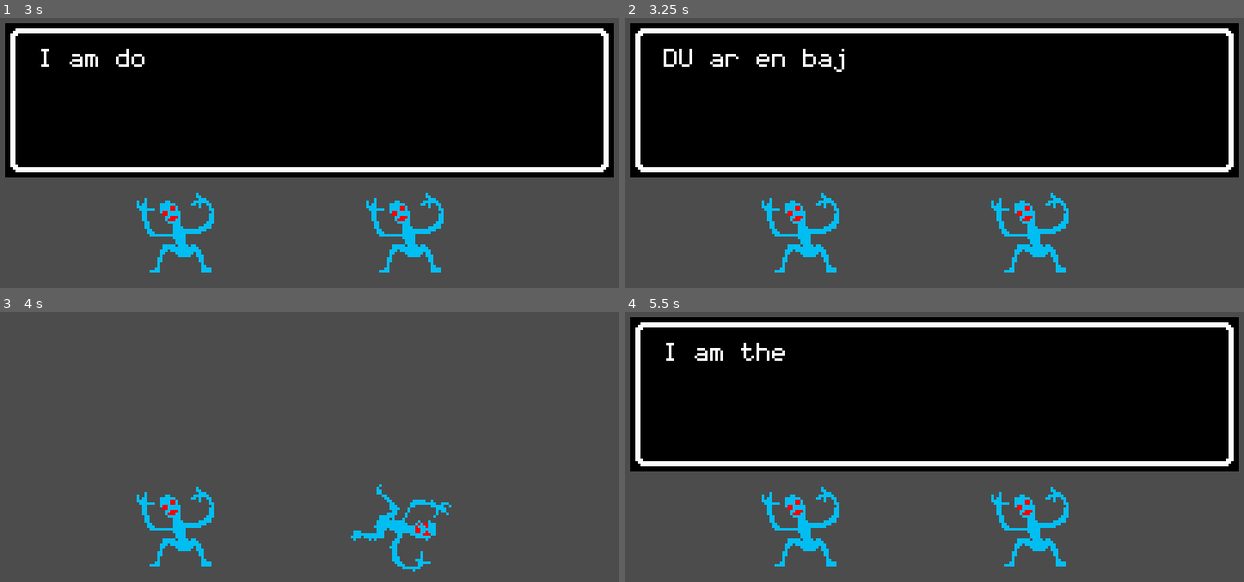
Above: before the commit, frames 1-4 (two rows, left to right).
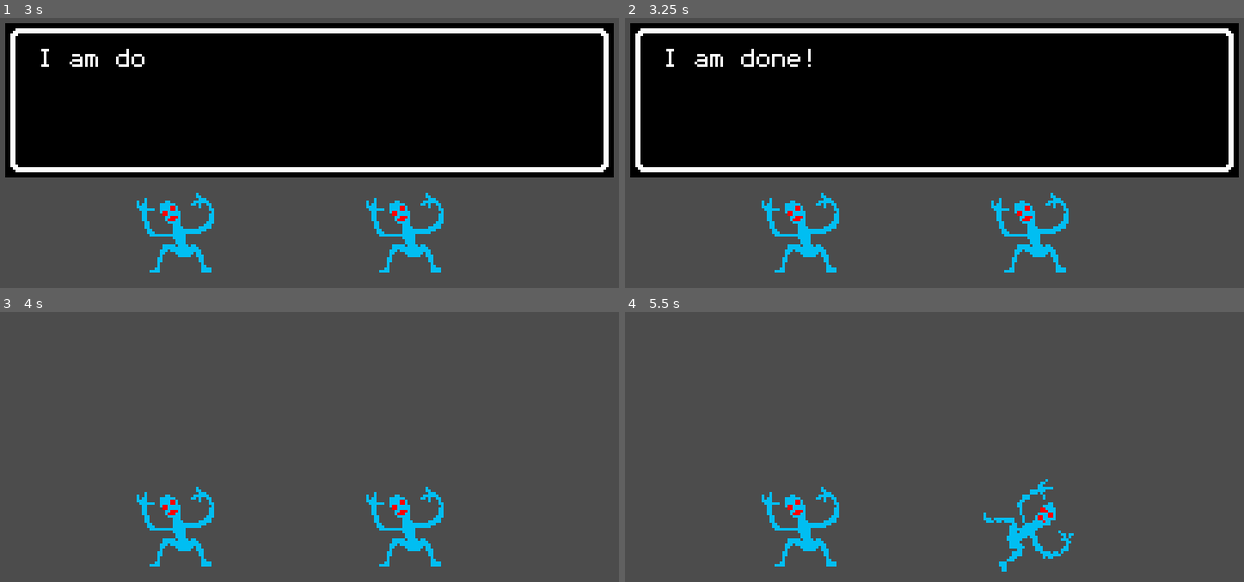
Above: after the commit, the same moments.

Repository: JensHulteberg/jrpg_testing_site
Game: Godot game, scene res://Scenes/Battle_Scene/Battle_Scene.tscn
The game is run twice, just before and just after one commit, with the same random seed, the same clock (stepped at 60 frames per second) and the same inputs. Before the commit the project has no main scene; this scene is started directly in both runs.
Inputs:
- Up to frame 1 (3 s): tap Enter (ui_accept) at 0.5, 0.6, 0.77, 1.07, 1.35, 1.52, 1.82, 2.1, 2.85 s; hold Right (ui_right) 0.53-1.28 s; hold Down (ui_down) 1.28-2.03 s; hold Right (ui_right) 2.03-2.78 s; hold Up (ui_up) from 2.78 s (still down)
- Up to frame 2 (3.25 s): keep holding Up (ui_up); tap Enter (ui_accept) at 3.02 s
- Up to frame 3 (4 s): tap Enter (ui_accept) at 3.32, 3.6, 3.77 s; release Up (ui_up) at 3.53 s; hold Left (ui_left) from 3.53 s (still down)
- Up to frame 4 (5.5 s): tap Enter (ui_accept) at 4.07, 4.35, 4.52, 4.82, 5.1 s; release Left (ui_left) at 5.03 s; hold Down (ui_down) from 5.03 s (still down)

Frame 1 is identical in both runs. In frame 2, 0.6% of the frame differs, in the area x 6-36%, y 11-20%; in frame 3, 1.6%; in frame 4, 58%, in the area x 0-100%, y 1-97%.

Commit message:
Now with cool interactable objects.

Diff:
--- a/Scenes/Enemies/Blue_Deamon/Blue_Deamon.gd
+++ b/Scenes/Enemies/Blue_Deamon/Blue_Deamon.gd
@@ -22,6 +22,7 @@
 	yield(talker, "done_talking")
 
 	emit_signal("done")
+	print("Blue deamon done!")
 
 func _on_done_talking():
 	pass
--- a/Scenes/Main_Player/Gatsby.gd
+++ b/Scenes/Main_Player/Gatsby.gd
@@ -11,6 +11,8 @@
 var facedir
 var animation_player
 var raycast
+var interactable = null
+var occupied = false
 
 export (int) var speed = 60
 var raycast_range = 30
@@ -25,18 +27,40 @@
 var velocity = Vector2()
 
 func get_input():
-	velocity = Vector2()
-	if Input.is_action_pressed('ui_right'):
-		velocity.x += 1
+	if !occupied:
+		velocity = Vector2()
+		if Input.is_action_pressed('ui_right'):
+			velocity.x += 1
+		if Input.is_action_pressed('ui_left'):
+			velocity.x -= 1
+		if Input.is_action_pressed('ui_down'):
+			velocity.y += 1
+		if Input.is_action_pressed('ui_up'):
+			velocity.y -= 1
+		velocity = velocity.normalized() * speed
+
+func interact():
+	if !occupied:
+		if Input.is_action_just_pressed("ui_accept"):
+			interactable = raycast.get_collider()
+			if interactable != null:
+				if interactable.has_method("act"):
+					occupied = true
+					interactable.act()
+					yield(interactable, "done")
+					occupied = false
+				else:
+					print(interactable.name + " has no act function")
+
+func raycast_dir():
+	if facedir == facedir_enum.LEFT:
 		raycast.set_cast_to(Vector2(raycast_range, 0))
-	if Input.is_action_pressed('ui_left'):
-		velocity.x -= 1
-		raycast.set_cast_to(Vector2(raycast_range, 0))
-	if Input.is_action_pressed('ui_down'):
-		velocity.y += 1
-	if Input.is_action_pressed('ui_up'):
-		velocity.y -= 1
-	velocity = velocity.normalized() * speed
+	elif facedir == facedir_enum.RIGHT:
+		raycast.set_cast_to(Vector2(-raycast_range, 0))
+	elif facedir == facedir_enum.DOWN:
+		raycast.set_cast_to(Vector2(0, raycast_range))
+	elif facedir == facedir_enum.UP:
+		raycast.set_cast_to(Vector2(0, -raycast_range))
 
 func animate():
 	if velocity.x > 0:
@@ -67,5 +91,7 @@
 
 func _physics_process(delta):
 	get_input()
+	raycast_dir()
+	animate()
+	interact()
 	move_and_slide(velocity)
-	animate()
--- a/Scenes/Main_Player/Gatsby.tscn
+++ b/Scenes/Main_Player/Gatsby.tscn
@@ -68,8 +68,7 @@
 "values": [ 1, 0, 2, 0 ]
 }
 
-[sub_resource type="Animation" id=1]
-resource_name = "walk_side"
+[sub_resource type="Animation" id=5]
 length = 0.6
 loop = true
 tracks/0/type = "value"
@@ -85,8 +84,7 @@
 "values": [ 4, 3 ]
 }
 
-[sub_resource type="Animation" id=2]
-resource_name = "walk_up"
+[sub_resource type="Animation" id=6]
 length = 1.2
 loop = true
 tracks/0/type = "value"
@@ -102,10 +100,10 @@
 "values": [ 7, 6, 8, 6 ]
 }
 
-[sub_resource type="RectangleShape2D" id=3]
-extents = Vector2( 10, 20 )
+[sub_resource type="RectangleShape2D" id=7]
+extents = Vector2( 10, 17.107 )
 
-[node name="KinematicBody2D" type="KinematicBody2D"]
+[node name="Gatsby" type="KinematicBody2D"]
 script = ExtResource( 1 )
 
 [node name="Sprite" type="Sprite" parent="."]
@@ -115,14 +113,15 @@
 frame = 7
 
 [node name="AnimationPlayer" type="AnimationPlayer" parent="."]
-anims/idle_down = SubResource( 6 )
-anims/idle_side = SubResource( 5 )
-anims/idle_up = SubResource( 7 )
+anims/idle_down = SubResource( 8 )
+anims/idle_side = SubResource( 9 )
+anims/idle_up = SubResource( 10 )
 anims/walk_down = SubResource( 4 )
-anims/walk_side = SubResource( 1 )
-anims/walk_up = SubResource( 2 )
+anims/walk_side = SubResource( 5 )
+anims/walk_up = SubResource( 6 )
 
 [node name="CollisionShape2D" type="CollisionShape2D" parent="."]
-shape = SubResource( 3 )
+shape = SubResource( 7 )
 
 [node name="RayCast2D" type="RayCast2D" parent="."]
+enabled = true
--- a/Scenes/Talker/Talker.gd
+++ b/Scenes/Talker/Talker.gd
@@ -3,6 +3,7 @@
 var text
 var current_index = 0
 var text_label
+var multi_input_stopper = 0
 
 signal done_talking
 
@@ -14,12 +15,16 @@
 	text_label = $Node2D/RichTextLabel
 	text_label.visible_characters = 0
 	text_label.text = text[0]
+	print("Talker invoked!")
 
 
 func _process(delta):
+	multi_input_stopper += 1
+
 	if text_label.visible_characters <= text[current_index].length():
 		text_label.visible_characters += 1
-	if Input.is_action_just_pressed("ui_accept"):
+	if Input.is_action_just_pressed("ui_accept") and multi_input_stopper > 15:
+		multi_input_stopper = 0
 		proceed_text()
 
 func proceed_text():
--- /dev/null
+++ b/Scenes/Things/Flower_pot/Flower_Pot.gd
@@ -0,0 +1,18 @@
+extends "res://Scenes/Things/Thing.gd"
+
+# Declare member variables here. Examples:
+# var a = 2
+# var b = "text"
+
+# Called when the node enters the scene tree for the first time.
+func _ready():
+	pass # Replace with function body.
+
+func act():
+	talk(["Hello!!!", "What is going on?"])
+	yield(talker, "done_talking")
+
+	emit_signal("done")
+
+func _process(delta):
+	pass
--- /dev/null
+++ b/Scenes/Things/Flower_pot/Flower_Pot.tscn
@@ -0,0 +1,15 @@
+[gd_scene load_steps=4 format=2]
+
+[ext_resource path="res://Scenes/Things/Flower_pot/Flower_Pot.gd" type="Script" id=1]
+[ext_resource path="res://Assets/flowers.png" type="Texture" id=2]
+
+[sub_resource type="RectangleShape2D" id=1]
+
+[node name="Flower_Pot" type="StaticBody2D"]
+script = ExtResource( 1 )
+
+[node name="Sprite" type="Sprite" parent="."]
+texture = ExtResource( 2 )
+
+[node name="CollisionShape2D" type="CollisionShape2D" parent="."]
+shape = SubResource( 1 )
--- /dev/null
+++ b/Scenes/Things/Thing.gd
@@ -0,0 +1,16 @@
+extends Node2D
+
+var talker
+signal done
+
+func _ready():
+	pass
+
+func act():
+	pass
+
+func talk(thing_to_say):
+	talker = preload("res://Scenes/Talker/Talker.tscn").instance()
+	talker.init(thing_to_say)
+	add_child(talker)
+#	talker.connect("done_talking", self, "_on_done_talking")
--- /dev/null
+++ b/Scenes/Things/Thing.tscn
@@ -0,0 +1,8 @@
+[gd_scene load_steps=2 format=2]
+
+[ext_resource path="res://Scenes/Things/Thing.gd" type="Script" id=1]
+
+[node name="Thing" type="StaticBody2D"]
+script = ExtResource( 1 )
+
+[node name="Sprite" type="Sprite" parent="."]
--- /dev/null
+++ b/Test_scene.tscn
@@ -0,0 +1,11 @@
+[gd_scene load_steps=3 format=2]
+
+[ext_resource path="res://Scenes/Main_Player/Gatsby.tscn" type="PackedScene" id=1]
+[ext_resource path="res://Scenes/Things/Flower_pot/Flower_Pot.tscn" type="PackedScene" id=2]
+
+[node name="Test_scene" type="Node"]
+
+[node name="KinematicBody2D" parent="." instance=ExtResource( 1 )]
+
+[node name="Flower_Pot" parent="." instance=ExtResource( 2 )]
+position = Vector2( 110.032, 26.4076 )
--- a/project.godot
+++ b/project.godot
@@ -16,6 +16,7 @@
 [application]
 
 config/name="Let_us_make_a_jrpg"
+run/main_scene="res://Test_scene.tscn"
 config/icon="res://icon.png"
 
 [display]
Not shown: 3 places in Scenes/Main_Player/Gatsby.tscn that only renumber resources
